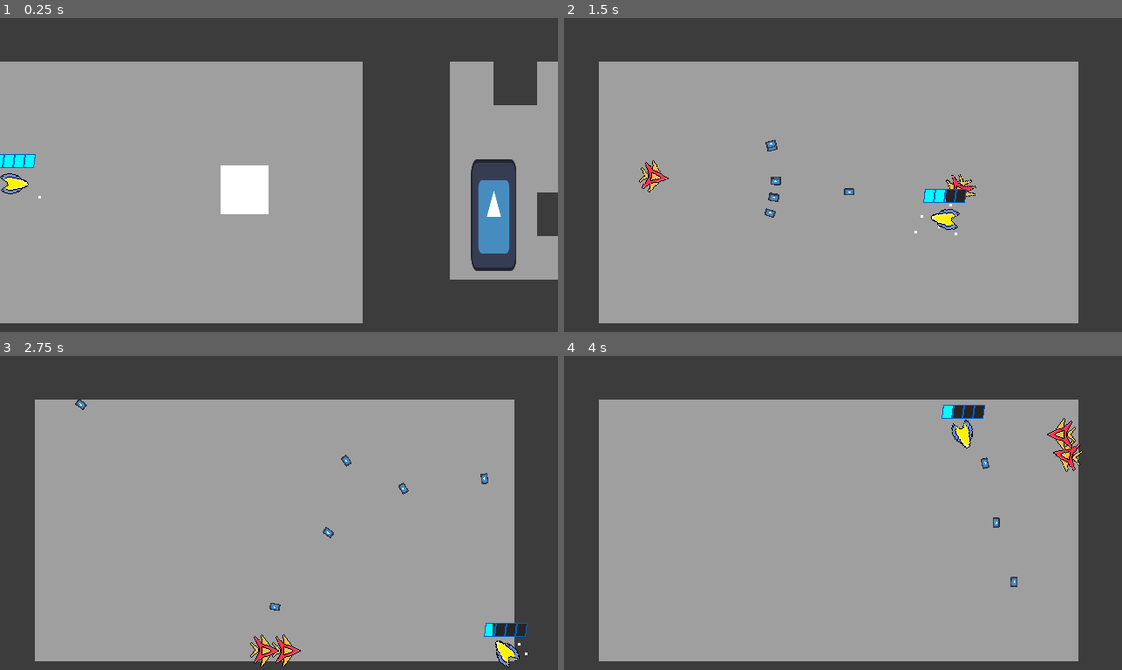
Above: before the commit, frames 1-4 (two rows, left to right).
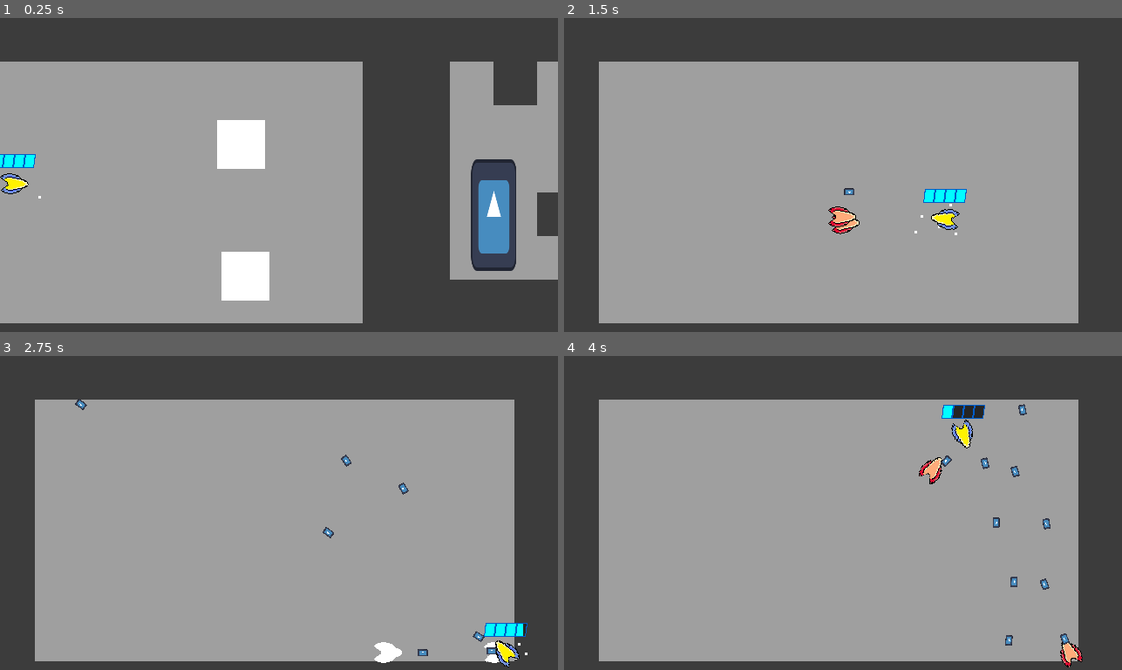
Above: after the commit, the same moments.

Repository: Nick98765432/Space-Blast
Game: Godot game, scene res://Levels/Level levels/node_2d.tscn
Two runs of this game, one before a commit and one after it. Both use one fixed random seed, a clock stepped at 60 frames per second and the inputs below. The engine's default icon, where the game draws it, is replaced by a stand-in: a white triangle on a blue panel in a dark square. Sound files missing from this copy of the repository are replaced by a short silence.
Inputs (mouse positions are in pixels of both pictures, inside the frame that each line leads up to):
- Up to frame 1 (0.25 s): no input
- Up to frame 2 (1.5 s): move the mouse to (965, 159) at 0.52 s; press the mouse at (965, 159) at 0.53 s; hold D (right) 0.53-1.28 s; tap Space (parry) at 0.6 s; move the mouse to (731, 190) at 1.27 s; release the mouse at (731, 190) at 1.28 s; hold S (down) from 1.28 s (still down); click (731, 190) at 1.35 s
- Up to frame 3 (2.75 s): tap Space (parry) at 1.55 s; move the mouse to (334, 443) at 2.02 s; release S (down) at 2.03 s; press the mouse at (334, 443) at 2.03 s; hold D (right) from 2.03 s (still down); right-click (334, 443) at 2.1 s
- Up to frame 4 (4 s): move the mouse to (815, 575) at 2.77 s; release D (right) at 2.78 s; release the mouse at (815, 575) at 2.78 s; hold W (up) 2.78-3.53 s; tap 3 (fullAuto) at 2.85 s; tap Space (parry) at 3.05 s; move the mouse to (1010, 560) at 3.52 s; press the mouse at (1010, 560) at 3.53 s; hold A (left) from 3.53 s (still down); tap E (interact) at 3.6 s

The runs differ from the first frame. In frame 1, 3.8% of the frame differs, in the area x 38-49%, y 32-90%; in frame 2, 1.0%; in frame 3, 1.1%; in frame 4, 1.2%.

Commit message:
v2 change
v2 no longer supers

Diff:
--- a/Enemies/Scenes/GunMan.tscn
+++ b/Enemies/Scenes/GunMan.tscn
@@ -127,7 +127,7 @@
 [node name="GunMan" type="CharacterBody2D" groups=["enemies"]]
 texture_filter = 1
 collision_layer = 4
-collision_mask = 6
+collision_mask = 2
 motion_mode = 1
 wall_min_slide_angle = 0.0
 script = ExtResource("1_jniij")
--- a/Enemies/gun_man.gd
+++ b/Enemies/gun_man.gd
@@ -14,8 +14,8 @@
 var isParryable: bool = false
 var paths: Array
 var center: Vector2
-var num: int = 0
 var shot : PackedScene = preload("res://Enemies/attacks/enemy energy blast.tscn")
+var last: int
 @export var player: Player
 @onready var pathfinding: NavigationAgent2D = $pathfinding
 @onready var sight_timer: Timer = $sightTimer
@@ -25,7 +25,6 @@
 @onready var parry_tele: GPUParticles2D = $parryTele
 @onready var health_handler: healthHandler = $healthHandler
 @onready var unparry_tele: GPUParticles2D = $unparryTele
-@onready var full_charge: GPUParticles2D = $fullCharge
 @onready var beep: AudioStreamPlayer = $Sounds/beep
 @onready var shotgun_sfx: AudioStreamPlayer = $Sounds/shotgunSFX
 @onready var shot_sfx: AudioStreamPlayer = $Sounds/shotSFX
@@ -126,17 +125,15 @@
 func _on_shot_cool_timeout() -> void:
 	if dead == false:
 		attacking = true
-		num += 1
-		if num == 3:
-			full_charge.emitting = true
 		var type = randi_range(1, 3)
-		if num >= 4:
-			type = 4
-			num = 0
+		if last != null:
+			if type == last:
+				type = randi_range(1, 3)
+		last = type
 		if type == 1:
 			parry_tele.restart()
 			beep.play()
-			for i in 5:
+			for i in 3:
 				await get_tree().create_timer(0.2).timeout
 				if not dead:
 					shoot()
@@ -153,15 +150,6 @@
 				if not dead:
 					await get_tree().create_timer(0.05).timeout
 					shoot3()
-		elif type == 4:
-			parry_tele.restart()
-			beep.play()
-			await get_tree().create_timer(0.2).timeout
-			for i in 4:
-				shoot4()
-				await get_tree().create_timer(0.2).timeout
-				Signals.emit_signal("shakeSmall")
-		full_charge.emitting = false
 		attacking = false
 func findPath(dir: float):
 	var highest: choice
@@ -172,13 +160,21 @@
 		if paths[i].is_colliding():
 			if i - 1 >= 0:
 				paths[i - 1].weight -= 3
+			else:
+				paths[paths.size() - 1].weight -= 3
+			if i - 2 >= 0:
+				paths[i - 2].weight -= 3
+			else:
+				paths[paths.size() - 2].weight -= 3
 			paths[i].weight -= 5
-			if paths[i].get_collider() is v2:
-				if paths[i].get_collider().sideDir == sideDir:
-					if randi_range(0, 1) == 1:
-						changeDir()
 			if i + 1 < paths.size():
 				paths[i + 1].weight -= 3
+			else:
+				paths[0].weight -= 3
+			if i + 2 < paths.size():
+				paths[i + 2].weight -= 3
+			else:
+				paths[1].weight -= 3
 		if highest == null or paths[i].weight > highest.weight:
 			highest = paths[i]
 	velocity  += highest.target_position.normalized() * speed * get_physics_process_delta_time()
--- a/Levels/Level levels/Level 1.tscn
+++ b/Levels/Level levels/Level 1.tscn
@@ -17,6 +17,24 @@
 
 [node name="Level1" type="Node2D"]
 
+[node name="CanvasLayer" type="CanvasLayer" parent="."]
+layer = -1
+
+[node name="Bg" type="Sprite2D" parent="CanvasLayer"]
+position = Vector2(320, 180)
+texture = ExtResource("6_ol1wq")
+
+[node name="Upgrades" parent="." instance=ExtResource("7_k4m7s")]
+
+[node name="Player" parent="." instance=ExtResource("11_mwtrd")]
+position = Vector2(220, 176)
+
+[node name="Camera2D" type="Camera2D" parent="." node_paths=PackedStringArray("player")]
+position = Vector2(320, 180)
+position_smoothing_enabled = true
+script = ExtResource("5_jajjt")
+player = NodePath("../Player")
+
 [node name="MusicStuff" type="Node2D" parent="."]
 
 [node name="Intro" type="AudioStreamPlayer" parent="MusicStuff"]
@@ -31,12 +49,6 @@
 script = ExtResource("4_ni2gn")
 intro = NodePath("../Intro")
 
-[node name="Camera2D" type="Camera2D" parent="." node_paths=PackedStringArray("player")]
-position = Vector2(320, 180)
-position_smoothing_enabled = true
-script = ExtResource("5_jajjt")
-player = NodePath("../Player")
-
 [node name="Border" type="StaticBody2D" parent="."]
 collision_layer = 3
 collision_mask = 3
@@ -83,149 +95,163 @@
 rotation = 1.5708
 shape = SubResource("RectangleShape2D_0qpdx")
 
-[node name="CanvasLayer" type="CanvasLayer" parent="."]
-layer = -1
-
-[node name="Bg" type="Sprite2D" parent="CanvasLayer"]
-position = Vector2(320, 180)
-texture = ExtResource("6_ol1wq")
-
-[node name="Upgrades" parent="." instance=ExtResource("7_k4m7s")]
-
-[node name="RoomGate" parent="." node_paths=PackedStringArray("player") instance=ExtResource("8_averx")]
+[node name="Enemies" type="Node2D" parent="."]
+
+[node name="Room1" type="Node2D" parent="Enemies"]
+
+[node name="Wave1" type="Node2D" parent="Enemies/Room1"]
+
+[node name="Spawner" parent="Enemies/Room1/Wave1" node_paths=PackedStringArray("player") instance=ExtResource("10_ue1tk")]
+position = Vector2(131, 73)
+type = 1
+player = NodePath("../../../../Player")
+
+[node name="Spawner2" parent="Enemies/Room1/Wave1" node_paths=PackedStringArray("player") instance=ExtResource("10_ue1tk")]
+position = Vector2(321, 73)
+type = 1
+player = NodePath("../../../../Player")
+
+[node name="Spawner3" parent="Enemies/Room1/Wave1" node_paths=PackedStringArray("player") instance=ExtResource("10_ue1tk")]
+position = Vector2(527, 73)
+type = 1
+player = NodePath("../../../../Player")
+
+[node name="Spawner4" parent="Enemies/Room1/Wave1" node_paths=PackedStringArray("player") instance=ExtResource("10_ue1tk")]
+position = Vector2(131, 277)
+type = 1
+player = NodePath("../../../../Player")
+
+[node name="Spawner5" parent="Enemies/Room1/Wave1" node_paths=PackedStringArray("player") instance=ExtResource("10_ue1tk")]
+position = Vector2(321, 277)
+type = 1
+player = NodePath("../../../../Player")
+
+[node name="Spawner6" parent="Enemies/Room1/Wave1" node_paths=PackedStringArray("player") instance=ExtResource("10_ue1tk")]
+position = Vector2(527, 280)
+type = 1
+player = NodePath("../../../../Player")
+
+[node name="Wave2" type="Node2D" parent="Enemies/Room1"]
+
+[node name="Spawner8" parent="Enemies/Room1/Wave2" node_paths=PackedStringArray("player") instance=ExtResource("10_ue1tk")]
+position = Vector2(131, 176)
+type = 1
+encounter = Vector2i(0, 1)
+player = NodePath("../../../../Player")
+
+[node name="Spawner7" parent="Enemies/Room1/Wave2" node_paths=PackedStringArray("player") instance=ExtResource("10_ue1tk")]
+position = Vector2(527, 179)
+type = 1
+encounter = Vector2i(0, 1)
+player = NodePath("../../../../Player")
+
+[node name="RoomGate" parent="Enemies" node_paths=PackedStringArray("player") instance=ExtResource("8_averx")]
 position = Vector2(641, 176)
 scale = Vector2(1, 20)
-player = NodePath("../Player")
+player = NodePath("../../Player")
 disappearCondition = Vector2i(0, 2)
 appearCondition = Vector2i(1, 0)
 
-[node name="RoomGate2" parent="." node_paths=PackedStringArray("player") instance=ExtResource("8_averx")]
+[node name="NextRoom" parent="Enemies" instance=ExtResource("9_m864a")]
+position = Vector2(671, 176)
+scale = Vector2(1, 20)
+
+[node name="Room2" type="Node2D" parent="Enemies"]
+
+[node name="Wave1" type="Node2D" parent="Enemies/Room2"]
+
+[node name="Spawner9" parent="Enemies/Room2/Wave1" node_paths=PackedStringArray("player") instance=ExtResource("10_ue1tk")]
+position = Vector2(1183, 176)
+type = 2
+encounter = Vector2i(1, 0)
+player = NodePath("../../../../Player")
+
+[node name="Wave2" type="Node2D" parent="Enemies/Room2"]
+
+[node name="Spawner10" parent="Enemies/Room2/Wave2" node_paths=PackedStringArray("player") instance=ExtResource("10_ue1tk")]
+position = Vector2(1183, 73)
+type = 2
+encounter = Vector2i(1, 1)
+player = NodePath("../../../../Player")
+
+[node name="Spawner11" parent="Enemies/Room2/Wave2" node_paths=PackedStringArray("player") instance=ExtResource("10_ue1tk")]
+position = Vector2(1183, 277)
+type = 2
+encounter = Vector2i(1, 1)
+player = NodePath("../../../../Player")
+
+[node name="Wave3" type="Node2D" parent="Enemies/Room2"]
+
+[node name="Spawner12" parent="Enemies/Room2/Wave3" node_paths=PackedStringArray("player") instance=ExtResource("10_ue1tk")]
+position = Vector2(765, 73)
+type = 1
+encounter = Vector2i(1, 2)
+player = NodePath("../../../../Player")
+
+[node name="Spawner13" parent="Enemies/Room2/Wave3" node_paths=PackedStringArray("player") instance=ExtResource("10_ue1tk")]
+position = Vector2(765, 277)
+type = 1
+encounter = Vector2i(1, 2)
+player = NodePath("../../../../Player")
+
+[node name="RoomGate2" parent="Enemies" node_paths=PackedStringArray("player") instance=ExtResource("8_averx")]
 position = Vector2(968, 0)
 rotation = 1.5708
 scale = Vector2(1, 30)
-player = NodePath("../Player")
+player = NodePath("../../Player")
 disappearCondition = Vector2i(1, 3)
 appearCondition = Vector2i(2, 0)
 
-[node name="RoomGate3" parent="." node_paths=PackedStringArray("player") instance=ExtResource("8_averx")]
-position = Vector2(967, -370)
-rotation = 1.5708
-scale = Vector2(1, 30)
-player = NodePath("../Player")
-disappearCondition = Vector2i(2, 2)
-appearCondition = Vector2i(3, 0)
-
-[node name="NextRoom" parent="." instance=ExtResource("9_m864a")]
-position = Vector2(671, 176)
-scale = Vector2(1, 20)
-
-[node name="NextRoom2" parent="." instance=ExtResource("9_m864a")]
+[node name="NextRoom2" parent="Enemies" instance=ExtResource("9_m864a")]
 position = Vector2(970, -28)
 rotation = -1.57079
 scale = Vector2(1, 29.84)
 
-[node name="NextRoom3" parent="." instance=ExtResource("9_m864a")]
+[node name="Room3" type="Node2D" parent="Enemies"]
+
+[node name="Wave1" type="Node2D" parent="Enemies/Room3"]
+
+[node name="Spawner14" parent="Enemies/Room3/Wave1" node_paths=PackedStringArray("player") instance=ExtResource("10_ue1tk")]
+position = Vector2(966, -310)
+type = 3
+encounter = Vector2i(2, 0)
+player = NodePath("../../../../Player")
+
+[node name="Wave2" type="Node2D" parent="Enemies/Room3"]
+
+[node name="Spawner15" parent="Enemies/Room3/Wave2" node_paths=PackedStringArray("player") instance=ExtResource("10_ue1tk")]
+position = Vector2(765, -71)
+type = 3
+encounter = Vector2i(2, 1)
+player = NodePath("../../../../Player")
+
+[node name="Spawner16" parent="Enemies/Room3/Wave2" node_paths=PackedStringArray("player") instance=ExtResource("10_ue1tk")]
+position = Vector2(966, -310)
+type = 3
+encounter = Vector2i(2, 1)
+player = NodePath("../../../../Player")
+
+[node name="Spawner17" parent="Enemies/Room3/Wave2" node_paths=PackedStringArray("player") instance=ExtResource("10_ue1tk")]
+position = Vector2(1208, -59)
+type = 3
+encounter = Vector2i(2, 1)
+player = NodePath("../../../../Player")
+
+[node name="RoomGate3" parent="Enemies" node_paths=PackedStringArray("player") instance=ExtResource("8_averx")]
+position = Vector2(967, -370)
+rotation = 1.5708
+scale = Vector2(1, 30)
+player = NodePath("../../Player")
+disappearCondition = Vector2i(2, 2)
+appearCondition = Vector2i(3, 0)
+
+[node name="NextRoom3" parent="Enemies" instance=ExtResource("9_m864a")]
 position = Vector2(975, -407)
 rotation = -1.57079
 scale = Vector2(1, 29.84)
 
-[node name="Spawner" parent="." node_paths=PackedStringArray("player") instance=ExtResource("10_ue1tk")]
-position = Vector2(131, 73)
-type = 1
-player = NodePath("../Player")
-
-[node name="Spawner8" parent="." node_paths=PackedStringArray("player") instance=ExtResource("10_ue1tk")]
-position = Vector2(131, 176)
-type = 1
-encounter = Vector2i(0, 1)
-player = NodePath("../Player")
-
-[node name="Spawner2" parent="." node_paths=PackedStringArray("player") instance=ExtResource("10_ue1tk")]
-position = Vector2(321, 73)
-type = 1
-player = NodePath("../Player")
-
-[node name="Spawner3" parent="." node_paths=PackedStringArray("player") instance=ExtResource("10_ue1tk")]
-position = Vector2(527, 73)
-type = 1
-player = NodePath("../Player")
-
-[node name="Spawner7" parent="." node_paths=PackedStringArray("player") instance=ExtResource("10_ue1tk")]
-position = Vector2(527, 179)
-type = 1
-encounter = Vector2i(0, 1)
-player = NodePath("../Player")
-
-[node name="Spawner4" parent="." node_paths=PackedStringArray("player") instance=ExtResource("10_ue1tk")]
-position = Vector2(131, 277)
-type = 1
-player = NodePath("../Player")
-
-[node name="Spawner5" parent="." node_paths=PackedStringArray("player") instance=ExtResource("10_ue1tk")]
-position = Vector2(321, 277)
-type = 1
-player = NodePath("../Player")
-
-[node name="Spawner6" parent="." node_paths=PackedStringArray("player") instance=ExtResource("10_ue1tk")]
-position = Vector2(527, 280)
-type = 1
-player = NodePath("../Player")
-
-[node name="Player" parent="." instance=ExtResource("11_mwtrd")]
-position = Vector2(220, 176)
-
-[node name="Spawner9" parent="." node_paths=PackedStringArray("player") instance=ExtResource("10_ue1tk")]
-position = Vector2(1183, 176)
-type = 2
-encounter = Vector2i(1, 0)
-player = NodePath("../Player")
-
-[node name="Spawner10" parent="." node_paths=PackedStringArray("player") instance=ExtResource("10_ue1tk")]
-position = Vector2(1183, 73)
-type = 2
-encounter = Vector2i(1, 1)
-player = NodePath("../Player")
-
-[node name="Spawner14" parent="." node_paths=PackedStringArray("player") instance=ExtResource("10_ue1tk")]
-position = Vector2(966, -310)
-type = 3
-encounter = Vector2i(2, 0)
-player = NodePath("../Player")
-
-[node name="Spawner15" parent="." node_paths=PackedStringArray("player") instance=ExtResource("10_ue1tk")]
-position = Vector2(765, -71)
-type = 3
-encounter = Vector2i(2, 1)
-player = NodePath("../Player")
-
-[node name="Spawner16" parent="." node_paths=PackedStringArray("player") instance=ExtResource("10_ue1tk")]
-position = Vector2(966, -310)
-type = 3
-encounter = Vector2i(2, 1)
-player = NodePath("../Player")
-
-[node name="Spawner17" parent="." node_paths=PackedStringArray("player") instance=ExtResource("10_ue1tk")]
-position = Vector2(1208, -59)
-type = 3
-encounter = Vector2i(2, 1)
-player = NodePath("../Player")
-
-[node name="Spawner11" parent="." node_paths=PackedStringArray("player") instance=ExtResource("10_ue1tk")]
-position = Vector2(1183, 277)
-type = 2
-encounter = Vector2i(1, 1)
-player = NodePath("../Player")
-
-[node name="Spawner12" parent="." node_paths=PackedStringArray("player") instance=ExtResource("10_ue1tk")]
-position = Vector2(765, 73)
-type = 1
-encounter = Vector2i(1, 2)
-player = NodePath("../Player")
-
-[node name="Spawner13" parent="." node_paths=PackedStringArray("player") instance=ExtResource("10_ue1tk")]
-position = Vector2(765, 277)
-type = 1
-encounter = Vector2i(1, 2)
-player = NodePath("../Player")
+[node name="Room4" type="Node2D" parent="Enemies"]
+
+[node name="Wave1" type="Node2D" parent="Enemies/Room4"]
 
 [connection signal="finished" from="MusicStuff/Intro" to="MusicStuff/Intro" method="_on_finished"]
--- a/Levels/Level levels/node_2d.tscn
+++ b/Levels/Level levels/node_2d.tscn
@@ -304,13 +304,15 @@
 player = NodePath("../Player")
 
 [node name="Spawner41" parent="." node_paths=PackedStringArray("player") instance=ExtResource("5_mnti6")]
-position = Vector2(-186, 197)
-type = 6
+position = Vector2(-190, 145)
+isBoss = true
+type = 7
 player = NodePath("../Player")
 
 [node name="Spawner42" parent="." node_paths=PackedStringArray("player") instance=ExtResource("5_mnti6")]
-position = Vector2(-537, 182)
-type = 6
+position = Vector2(-185, 296)
+isBoss = true
+type = 7
 player = NodePath("../Player")
 
 [node name="Spawner14" parent="." node_paths=PackedStringArray("player") instance=ExtResource("5_mnti6")]
